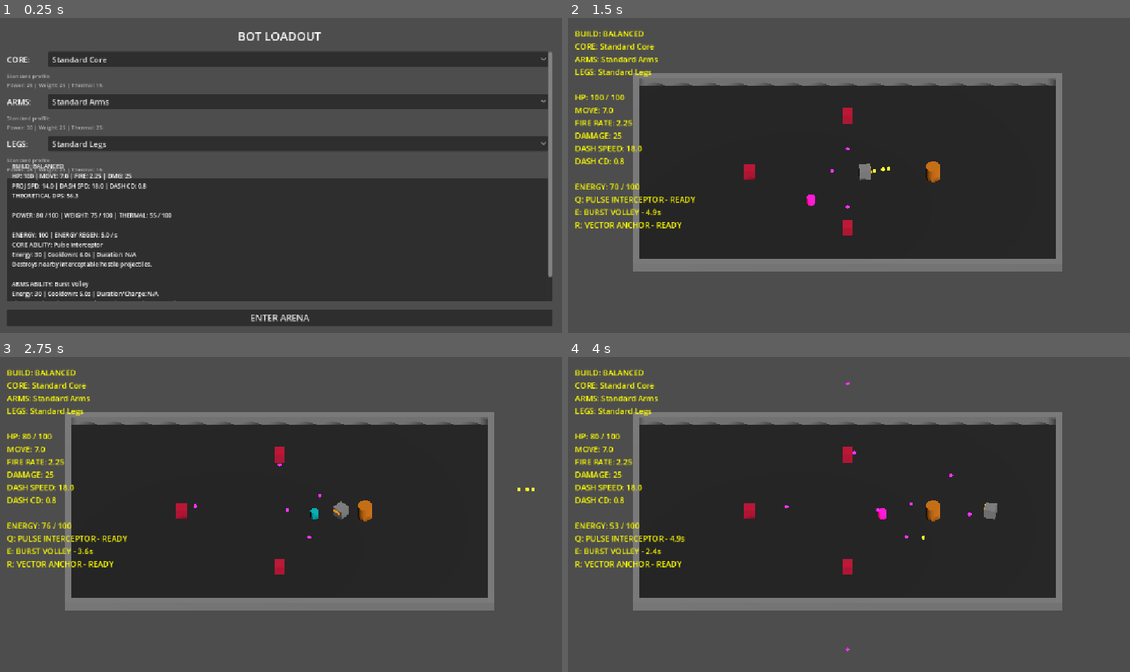
Above: before the commit, frames 1-4 (two rows, left to right).
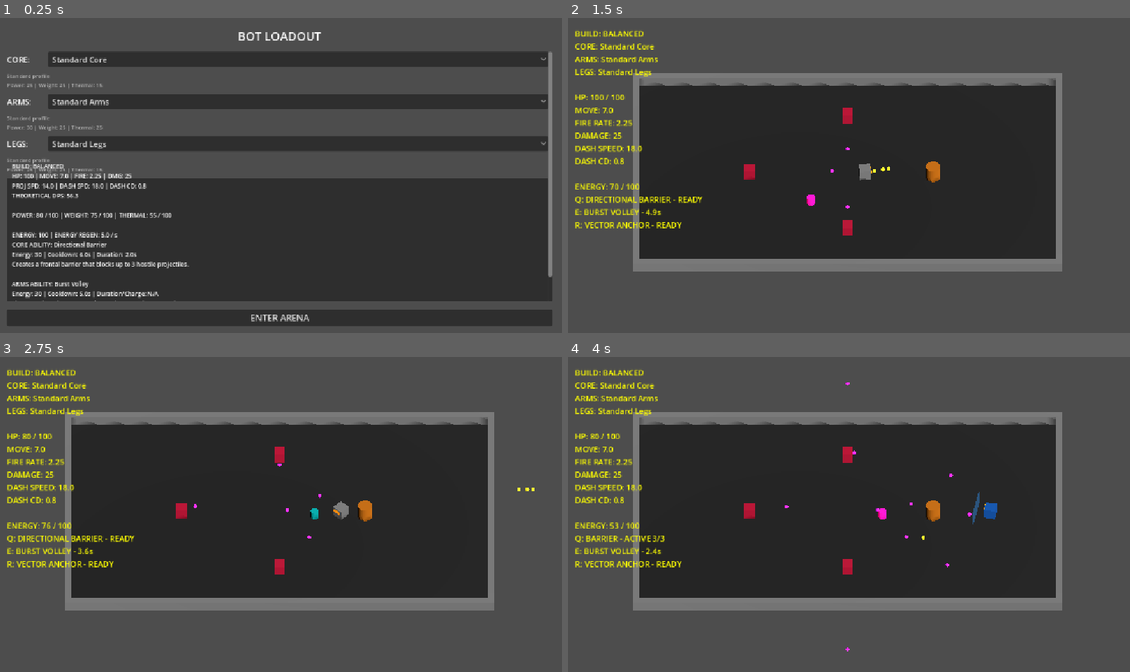
Above: after the commit, the same moments.

Repository: zwordup-sudo/BotArena
Game: Godot game, scene res://scenes/loadout_3d.tscn
Two runs of this game, one before a commit and one after it. Both use one fixed random seed, a clock stepped at 60 frames per second and the inputs below.
Inputs (mouse positions are in pixels of both pictures, inside the frame that each line leads up to):
- Up to frame 1 (0.25 s): no input
- Up to frame 2 (1.5 s): click "ENTER ARENA" at 0.5 s; tap Enter at 1.25 s; move the mouse to (972, 159) at 1.27 s; press the mouse at (972, 159) at 1.28 s; hold D (move_right) from 1.28 s (still down); tap E (arms_ability) at 1.35 s
- Up to frame 3 (2.75 s): release D (move_right) at 2 s; release the mouse at (404, 498) at 2 s; drag from (168, 530) to (252, 580) at 2.02 s
- Up to frame 4 (4 s): move the mouse to (905, 445) at 2.77 s; hold D (move_right) 2.78-3.5 s; tap Q (core_ability) at 2.85 s; tap Space (dash) at 3.05 s; drag from (820, 580) to (680, 467) at 3.52 s

The runs differ from the first frame. In frame 1, 0.5% of the frame differs, in the area x 2-34%, y 70-80%; in frame 2, 0.3%; in frame 3, 0.3%; in frame 4, 0.4%.

Commit message:
feat: validate directional barrier and twin stream

Diff:
--- a/resources/abilities/arms/rapid_suppressive_fire.tres
+++ b/resources/abilities/arms/rapid_twin_stream.tres
@@ -4,12 +4,12 @@
 
 [resource]
 script = ExtResource("1_ability")
-id = "rapid_suppressive_fire"
-display_name = "Suppressive Fire"
-description = "For 1.5 seconds, weapons fire 70% faster but deal 70% damage."
+id = "rapid_twin_stream"
+display_name = "Twin Stream"
+description = "Each normal shot fires two projectiles at 55% damage each in a narrow spread."
 energy_cost = 40.0
 cooldown = 7.0
-duration = 1.5
+duration = 1.75
 effect_type = 4
 pulse_radius = 0.0
 movement_speed_pct = 0.0
@@ -17,8 +17,18 @@
 incoming_damage_multiplier = 1.0
 projectile_count = 0
 shot_interval = 0.0
-projectile_damage_multiplier = 0.70
-fire_rate_multiplier = 1.70
+projectile_damage_multiplier = 1.0
+fire_rate_multiplier = 1.0
 charge_time = 0.0
 projectile_size_multiplier = 1.0
 projectile_speed_multiplier = 1.0
+movement_distance = 0.0
+ability_move_speed = 0.0
+availability_duration = 0.0
+lunge_duration = 0.0
+recovery_duration = 0.0
+blink_distance = 0.0
+projectile_block_capacity = 0
+refresh_dash_on_activate = false
+projectiles_per_shot = 2
+spread_angle_degrees = 5.0
--- a/resources/abilities/core/light_overclock.tres
+++ b/resources/abilities/core/light_overclock.tres
@@ -6,12 +6,29 @@
 script = ExtResource("1_ability")
 id = "light_overclock"
 display_name = "Overclock"
-description = "Increases Movement Speed by 25% and Dash Speed by 20% for 2.25 seconds."
+description = "+25% Movement Speed. Immediately refreshes normal Dash cooldown once."
 energy_cost = 35.0
 cooldown = 6.0
 duration = 2.25
 effect_type = 1
 pulse_radius = 0.0
 movement_speed_pct = 0.25
-dash_speed_pct = 0.20
+dash_speed_pct = 0.0
 incoming_damage_multiplier = 1.0
+projectile_count = 0
+shot_interval = 0.0
+projectile_damage_multiplier = 1.0
+fire_rate_multiplier = 1.0
+charge_time = 0.0
+projectile_size_multiplier = 1.0
+projectile_speed_multiplier = 1.0
+movement_distance = 0.0
+ability_move_speed = 0.0
+availability_duration = 0.0
+lunge_duration = 0.0
+recovery_duration = 0.0
+blink_distance = 0.0
+projectile_block_capacity = 0
+refresh_dash_on_activate = true
+projectiles_per_shot = 0
+spread_angle_degrees = 0.0
--- /dev/null
+++ b/resources/abilities/core/standard_directional_barrier.tres
@@ -0,0 +1,34 @@
+[gd_resource type="Resource" script_class="AbilityData" load_steps=2 format=3]
+
+[ext_resource type="Script" path="res://scripts/data/ability_data.gd" id="1_ability"]
+
+[resource]
+script = ExtResource("1_ability")
+id = "standard_directional_barrier"
+display_name = "Directional Barrier"
+description = "Creates a frontal barrier that blocks up to 3 hostile projectiles."
+energy_cost = 30.0
+cooldown = 6.0
+duration = 2.0
+effect_type = 0
+pulse_radius = 0.0
+movement_speed_pct = 0.0
+dash_speed_pct = 0.0
+incoming_damage_multiplier = 1.0
+projectile_count = 0
+shot_interval = 0.0
+projectile_damage_multiplier = 1.0
+fire_rate_multiplier = 1.0
+charge_time = 0.0
+projectile_size_multiplier = 1.0
+projectile_speed_multiplier = 1.0
+movement_distance = 0.0
+ability_move_speed = 0.0
+availability_duration = 0.0
+lunge_duration = 0.0
+recovery_duration = 0.0
+blink_distance = 0.0
+projectile_block_capacity = 3
+refresh_dash_on_activate = false
+projectiles_per_shot = 0
+spread_angle_degrees = 0.0
--- a/resources/abilities/core/standard_pulse.tres
+++ /dev/null
@@ -1,17 +0,0 @@
-[gd_resource type="Resource" script_class="AbilityData" load_steps=2 format=3]
-
-[ext_resource type="Script" path="res://scripts/data/ability_data.gd" id="1_ability"]
-
-[resource]
-script = ExtResource("1_ability")
-id = "standard_pulse"
-display_name = "Pulse Interceptor"
-description = "Destroys nearby interceptable hostile projectiles."
-energy_cost = 30.0
-cooldown = 6.0
-duration = 0.0
-effect_type = 0
-pulse_radius = 3.25
-movement_speed_pct = 0.0
-dash_speed_pct = 0.0
-incoming_damage_multiplier = 1.0
--- a/resources/parts/arms/rapid_arms.tres
+++ b/resources/parts/arms/rapid_arms.tres
@@ -1,6 +1,6 @@
 [gd_resource type="Resource" script_class="PartData" load_steps=3 format=3]
 
-[ext_resource type="Resource" path="res://resources/abilities/arms/rapid_suppressive_fire.tres" id="1_ability"]
+[ext_resource type="Resource" path="res://resources/abilities/arms/rapid_twin_stream.tres" id="1_ability"]
 [ext_resource type="Script" path="res://scripts/data/part_data.gd" id="2_partdata"]
 
 [resource]
@@ -10,7 +10,7 @@
 slot = 1
 system = "Standard"
 max_health_pct = 0.0
-movement_speed_pct = -0.03
+movement_speed_pct = 0.0
 fire_rate_pct = 0.30
 projectile_damage_pct = -0.25
 projectile_speed_pct = 0.10
@@ -19,5 +19,5 @@
 dash_duration_pct = 0.0
 power_cost = 40.0
 weight_cost = 20.0
-thermal_load = 60.0
+thermal_load = 25.0
 active_ability = ExtResource("1_ability")
--- a/resources/parts/core/standard_core.tres
+++ b/resources/parts/core/standard_core.tres
@@ -1,6 +1,6 @@
 [gd_resource type="Resource" script_class="PartData" load_steps=3 format=3]
 
-[ext_resource type="Resource" path="res://resources/abilities/core/standard_pulse.tres" id="1_ability"]
+[ext_resource type="Resource" path="res://resources/abilities/core/standard_directional_barrier.tres" id="1_ability"]
 [ext_resource type="Script" path="res://scripts/data/part_data.gd" id="2_partdata"]
 
 [resource]
--- a/scripts/data/ability_data.gd
+++ b/scripts/data/ability_data.gd
@@ -2,11 +2,11 @@
 extends Resource
 
 enum EffectType {
-	PULSE_INTERCEPT,
+	DIRECTIONAL_BARRIER,
 	TEMPORARY_STAT_MODIFIER,
 	DAMAGE_REDUCTION,
 	BURST_VOLLEY,
-	SUPPRESSIVE_FIRE,
+	TWIN_STREAM,
 	CHARGED_SHOT,
 	VECTOR_ANCHOR,
 	PHASE_BLINK,
@@ -21,7 +21,7 @@
 @export var cooldown: float = 0.0
 @export var duration: float = 0.0
 
-@export var effect_type: EffectType = EffectType.PULSE_INTERCEPT
+@export var effect_type: EffectType = EffectType.DIRECTIONAL_BARRIER
 
 # Ability-specific configuration fields
 @export var pulse_radius: float = 0.0
@@ -45,3 +45,9 @@
 @export var lunge_duration: float = 0.0
 @export var recovery_duration: float = 0.0
 @export var blink_distance: float = 0.0
+
+# Redesign Pass configuration fields
+@export var projectile_block_capacity: int = 0
+@export var refresh_dash_on_activate: bool = false
+@export var projectiles_per_shot: int = 0
+@export var spread_angle_degrees: float = 0.0
--- a/scripts/player_3d.gd
+++ b/scripts/player_3d.gd
@@ -97,6 +97,10 @@
 var rocket_lunge_timer: float = 0.0
 var rocket_lunge_direction: Vector3 = Vector3.ZERO
 var rocket_lunge_speed: float = 0.0
+
+# Directional Barrier active state parameters
+var barrier_node: Area3D = null
+var barrier_durability: int = 0
 
 var current_build_name: String = "BALANCED"
 
@@ -150,6 +154,11 @@
 	incoming_damage_multiplier = 1.0
 	core_cooldown_timer = 0.0
 	core_duration_timer = 0.0
+
+	if is_instance_valid(barrier_node):
+		barrier_node.queue_free()
+	barrier_node = null
+	barrier_durability = 0
 
 	is_arms_active = false
 	arms_temp_fire_rate_multiplier = 1.0
@@ -364,43 +373,72 @@
 	current_energy -= ability.energy_cost
 	core_cooldown_timer = ability.cooldown
 
+	# Execute Dash Cooldown refresh once at activation
+	if ability.get("refresh_dash_on_activate") == true:
+		dash_cooldown_timer = 0.0
+
 	var effect_type = ability.get("effect_type")
-	if effect_type == 0: # PULSE_INTERCEPT
-		execute_pulse(ability.pulse_radius)
+	if effect_type == 0: # DIRECTIONAL_BARRIER
+		start_directional_barrier(ability)
 	elif effect_type == 1: # TEMPORARY_STAT_MODIFIER
 		start_core_stat_modifier(ability)
 	elif effect_type == 2: # DAMAGE_REDUCTION
 		start_core_damage_reduction(ability)
 
-func execute_pulse(radius: float) -> void:
-	create_pulse_visual(radius)
-	var project_group = get_tree().get_nodes_in_group("hostile_projectile")
-	for proj in project_group:
-		if is_instance_valid(proj) and proj.get("can_be_intercepted") == true:
-			var dist = global_position.distance_to(proj.global_position)
-			if dist <= radius:
-				proj.queue_free()
-
-func create_pulse_visual(radius: float) -> void:
-	var mesh_instance = MeshInstance3D.new()
-	var sphere = SphereMesh.new()
-	sphere.radius = radius
-	sphere.height = radius * 2.0
-	mesh_instance.mesh = sphere
-
-	var mat = StandardMaterial3D.new()
-	mat.albedo_color = Color(0.2, 0.6, 1.0, 0.3)
-	mat.transparency = BaseMaterial3D.TRANSPARENCY_ALPHA
-	mat.shading_mode = BaseMaterial3D.SHADING_MODE_UNSHADED
-	mesh_instance.material_override = mat
-
-	get_parent().add_child(mesh_instance)
-	mesh_instance.global_position = global_position
-
-	mesh_instance.scale = Vector3.ZERO
-	var tween = create_tween()
-	tween.tween_property(mesh_instance, "scale", Vector3.ONE, 0.25)
-	tween.tween_callback(mesh_instance.queue_free)
+func start_directional_barrier(ability: Resource) -> void:
+	is_core_active = true
+	core_duration_timer = ability.duration
+	barrier_durability = ability.projectile_block_capacity
+
+	# Dynamically instantiate front-facing barrier colliders under aim pivot
+	if not barrier_node:
+		barrier_node = Area3D.new()
+
+		# Set collision shape bounds matching frontal wall
+		var col = CollisionShape3D.new()
+		var box = BoxShape3D.new()
+		box.size = Vector3(2.5, 1.5, 0.2)
+		col.shape = box
+		barrier_node.add_child(col)
+		col.position = Vector3(0.0, 0.0, -1.2) # set in front of player model
+
+		# Set clean visual standard shader block
+		var mesh_instance = MeshInstance3D.new()
+		var quad = BoxMesh.new()
+		quad.size = Vector3(2.5, 1.5, 0.05)
+		mesh_instance.mesh = quad
+
+		var mat = StandardMaterial3D.new()
+		mat.albedo_color = Color(0.2, 0.6, 1.0, 0.4)
+		mat.transparency = BaseMaterial3D.TRANSPARENCY_ALPHA
+		mat.shading_mode = BaseMaterial3D.SHADING_MODE_UNSHADED
+		mesh_instance.material_override = mat
+
+		barrier_node.add_child(mesh_instance)
+		mesh_instance.position = Vector3(0.0, 0.0, -1.2)
+
+		aim_pivot.add_child(barrier_node)
+		barrier_node.add_to_group("player_barrier")
+		barrier_node.area_entered.connect(_on_barrier_area_entered)
+
+	update_mesh_color()
+
+func _on_barrier_area_entered(area: Area3D) -> void:
+	if not is_core_active or not bot_build or not bot_build.core:
+		return
+	if bot_build.core.active_ability.effect_type != 0: # DIRECTIONAL_BARRIER
+		return
+
+	# Blocks hostile interceptable projectiles
+	if area.is_in_group("hostile_projectile") and area.get("can_be_intercepted") == true:
+		if not area.is_queued_for_deletion():
+			area.queue_free() # Destroys hostile projectile
+			deduct_barrier_durability()
+
+func deduct_barrier_durability() -> void:
+	barrier_durability -= 1
+	if barrier_durability <= 0:
+		end_core_ability()
 
 func start_core_stat_modifier(ability: Resource) -> void:
 	is_core_active = true
@@ -426,6 +464,12 @@
 	core_temp_dash_speed_mod = 0.0
 	incoming_damage_multiplier = 1.0
 
+	# Clear barrier node
+	if is_instance_valid(barrier_node):
+		barrier_node.queue_free()
+	barrier_node = null
+	barrier_durability = 0
+
 	update_mesh_color()
 	recalculate_stats()
 
@@ -444,8 +488,8 @@
 	var effect_type = ability.get("effect_type")
 	if effect_type == 3: # BURST_VOLLEY
 		execute_burst_volley(ability)
-	elif effect_type == 4: # SUPPRESSIVE_FIRE
-		start_arms_suppressive_fire(ability)
+	elif effect_type == 4: # TWIN_STREAM
+		start_arms_twin_stream(ability)
 	elif effect_type == 5: # CHARGED_SHOT
 		start_arms_charged_shot(ability)
 
@@ -479,11 +523,9 @@
 	proj.damage = projectile_damage * dmg_mult
 	proj.speed = projectile_speed
 
-func start_arms_suppressive_fire(ability: Resource) -> void:
+func start_arms_twin_stream(ability: Resource) -> void:
 	is_arms_active = true
 	arms_duration_timer = ability.duration
-	arms_temp_fire_rate_multiplier = ability.fire_rate_multiplier
-	arms_temp_projectile_damage_multiplier = ability.projectile_damage_multiplier
 
 	update_mesh_color()
 	recalculate_stats()
@@ -572,7 +614,6 @@
 		execute_rocket_lunge(ability)
 
 func create_anchor_marker(pos: Vector3) -> void:
-	# Spawn a small cyan cylinder marker to visualize the anchor position
 	vector_anchor_marker = MeshInstance3D.new()
 	var cyl = CylinderMesh.new()
 	cyl.top_radius = 0.3
@@ -619,15 +660,34 @@
 	var result = space_state.intersect_ray(query)
 
 	if result:
-		# Collision hit! Relocate to hit position minus a safe buffer offset back
 		var hit_pos = result.position
 		var buffer = blink_direction * 0.6
 		global_position = hit_pos - buffer
 	else:
 		global_position = target_pos
 
-	# Simple visual blink flash
-	create_pulse_visual(1.5)
+	create_blink_visual(1.5)
+
+func create_blink_visual(radius: float) -> void:
+	var mesh_instance = MeshInstance3D.new()
+	var sphere = SphereMesh.new()
+	sphere.radius = radius
+	sphere.height = radius * 2.0
+	mesh_instance.mesh = sphere
+
+	var mat = StandardMaterial3D.new()
+	mat.albedo_color = Color(0.1, 0.5, 1.0, 0.4)
+	mat.transparency = BaseMaterial3D.TRANSPARENCY_ALPHA
+	mat.shading_mode = BaseMaterial3D.SHADING_MODE_UNSHADED
+	mesh_instance.material_override = mat
+
+	get_parent().add_child(mesh_instance)
+	mesh_instance.global_position = global_position
+
+	mesh_instance.scale = Vector3.ZERO
+	var tween = create_tween()
+	tween.tween_property(mesh_instance, "scale", Vector3.ONE, 0.2)
+	tween.tween_callback(mesh_instance.queue_free)
 
 func execute_rocket_lunge(ability: Resource) -> void:
 	is_legs_active = true
@@ -661,14 +721,19 @@
 		mat.albedo_color = Color(1.0, 0.5, 0.0)
 		mat.roughness = 0.2
 		mesh.material_override = mat
-	elif is_arms_active: # Suppressive Fire
+	elif is_arms_active: # Twin Stream / Suppressive Fire
 		var mat = StandardMaterial3D.new()
 		mat.albedo_color = Color(1.0, 0.2, 0.6)
 		mat.roughness = 0.4
 		mesh.material_override = mat
 	elif is_core_active:
 		var ability_type = bot_build.core.active_ability.effect_type
-		if ability_type == 1: # Overclock (Cyan)
+		if ability_type == 0: # Directional Barrier (Blue frontal wall active)
+			var mat = StandardMaterial3D.new()
+			mat.albedo_color = Color(0.1, 0.4, 0.8)
+			mat.roughness = 0.5
+			mesh.material_override = mat
+		elif ability_type == 1: # Overclock (Cyan)
 			var mat = StandardMaterial3D.new()
 			mat.albedo_color = Color(0.2, 0.9, 0.9)
 			mat.roughness = 0.4
@@ -680,7 +745,6 @@
 			mesh.material_override = mat
 	elif is_vector_anchor_active:
 		var mat = StandardMaterial3D.new()
-		# Cyan flashing pulse indicating vector anchor is armed
 		var pulse = 0.4 + 0.6 * sin(Time.get_ticks_msec() * 0.015)
 		mat.albedo_color = Color(0.2, 0.9, 0.9) * pulse
 		mat.roughness = 0.4
@@ -701,7 +765,10 @@
 			var ability = bot_build.core.active_ability
 			var ab_name = ability.display_name.to_upper()
 			if is_core_active:
-				core_status = ab_name + " - ACTIVE " + str(snapped(core_duration_timer, 0.1)) + "s"
+				if ability.effect_type == 0: # DIRECTIONAL_BARRIER
+					core_status = "BARRIER - ACTIVE " + str(barrier_durability) + "/3"
+				else:
+					core_status = ab_name + " - ACTIVE " + str(snapped(core_duration_timer, 0.1)) + "s"
 			elif core_cooldown_timer > 0.0:
 				core_status = ab_name + " - " + str(snapped(core_cooldown_timer, 0.1)) + "s"
 			else:
@@ -768,10 +835,31 @@
 	dash_cooldown_timer = dash_cooldown
 
 func shoot() -> void:
+	if is_arms_active and bot_build and bot_build.arms and bot_build.arms.active_ability.effect_type == 4: # TWIN_STREAM
+		var spread = deg_to_rad(2.5) # 5 degrees total symmetric spread
+		fire_twin_projectile(-spread)
+		fire_twin_projectile(spread)
+	else:
+		var proj = PROJECTILE_SCENE.instantiate()
+		var aim_dir = -aim_pivot.global_transform.basis.z
+		aim_dir.y = 0.0
+		aim_dir = aim_dir.normalized()
+
+		var projectiles_node = get_parent().get_node_or_null("Projectiles3D")
+		if projectiles_node:
+			projectiles_node.add_child(proj)
+
+		proj.global_position = muzzle.global_position
+		proj.direction = aim_dir
+		proj.damage = projectile_damage
+		proj.speed = projectile_speed
+
+func fire_twin_projectile(angle_offset: float) -> void:
 	var proj = PROJECTILE_SCENE.instantiate()
 	var aim_dir = -aim_pivot.global_transform.basis.z
 	aim_dir.y = 0.0
 	aim_dir = aim_dir.normalized()
+	aim_dir = aim_dir.rotated(Vector3.UP, angle_offset)
 
 	var projectiles_node = get_parent().get_node_or_null("Projectiles3D")
 	if projectiles_node:
@@ -779,7 +867,8 @@
 
 	proj.global_position = muzzle.global_position
 	proj.direction = aim_dir
-	proj.damage = projectile_damage
+	# Twin Stream deals 55% normal effective damage
+	proj.damage = projectile_damage * 0.55
 	proj.speed = projectile_speed
 
 func take_damage(amount: float) -> void:
